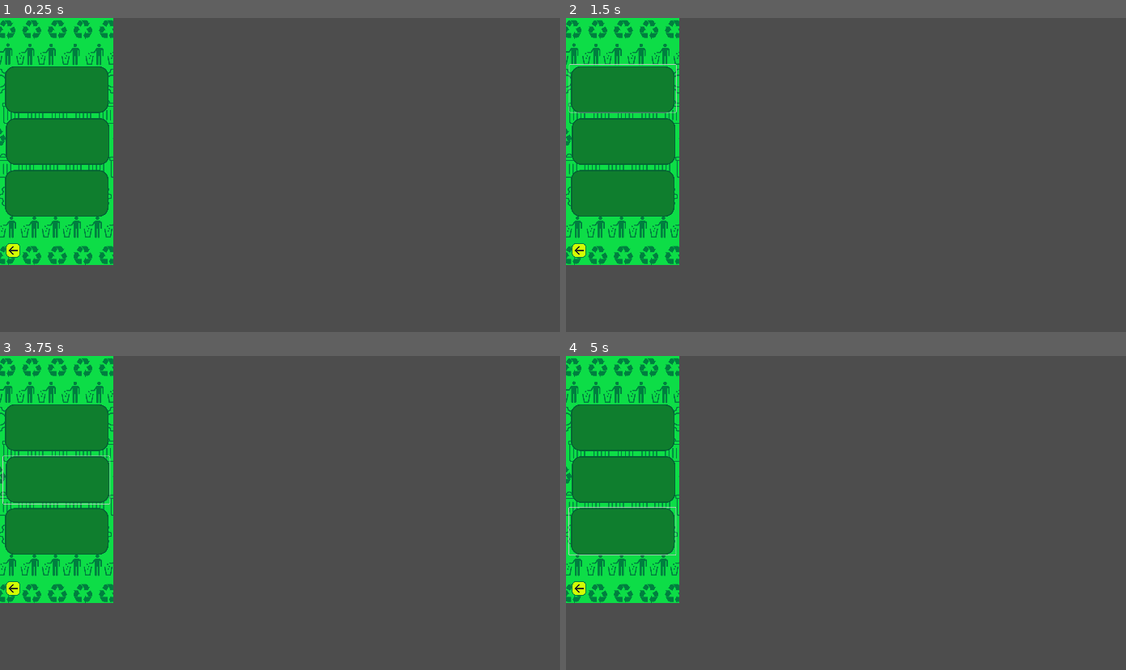
Above: before the commit, frames 1-4 (two rows, left to right).
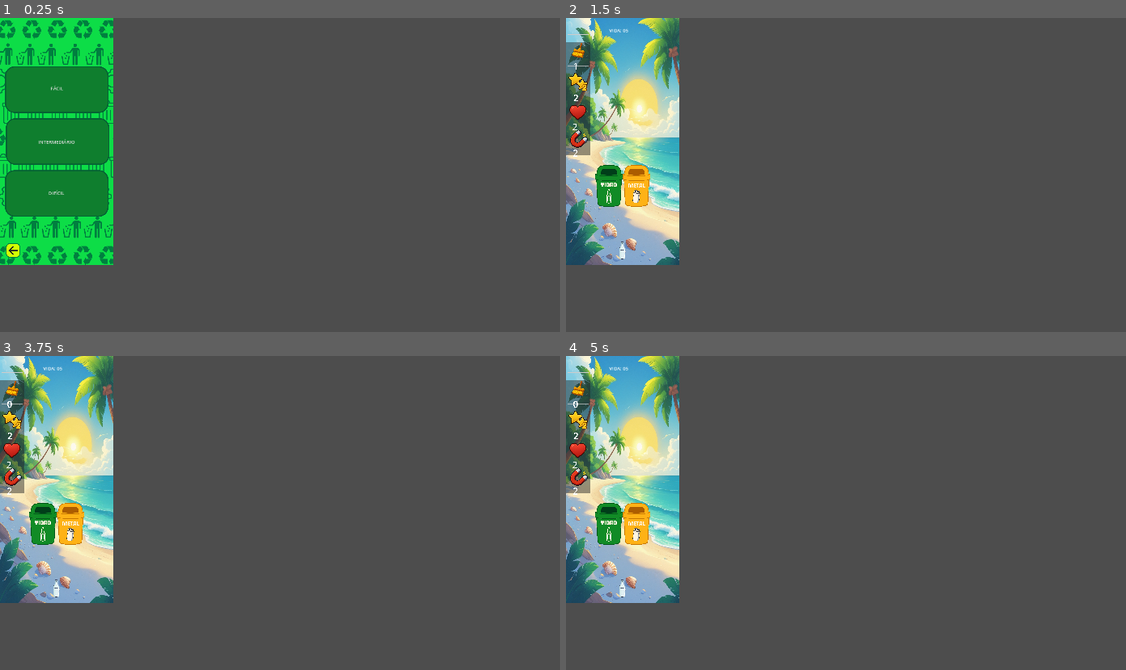
Above: after the commit, the same moments.

Repository: Liperasz/pi-missao-reciclavel
Game: Godot game, scene res://scenes/interface/missoes_diarias.tscn
The game is run twice, just before and just after one commit, with the same random seed, the same clock (stepped at 60 frames per second) and the same inputs. The project has no main scene, so this scene is started directly.
Inputs (mouse positions are in pixels of both pictures, inside the frame that each line leads up to):
- Up to frame 1 (0.25 s): no input
- Up to frame 2 (1.5 s): click (622, 87) at 0.5 s; click (577, 49) at 1.25 s, where only the run after the commit has a clickable "2"
- Up to frame 3 (3.75 s): click (11, 387) at 2 s, where only the run after the commit has a clickable "1"; click (11, 387) at 2.75 s, where only the run after the commit has a clickable "0"; click (56, 478) at 3.52 s
- Up to frame 4 (5 s): click (622, 531) at 4.27 s

The runs differ from the first frame. In frame 1, less than 0.1% of the frame differs, in the area x 6-14%, y 21-57%; in frame 2, 16%; in frame 3, 16%; in frame 4, 16%, in the area x 0-21%, y 0-79%.

Commit message:
missao diaria
foi criada a missao diaria e corrijidos bugs

Diff:
--- a/scenes/interface/missoes_diarias.tscn
+++ b/scenes/interface/missoes_diarias.tscn
@@ -17,6 +17,7 @@
 offset_top = 161.0
 offset_right = 377.0
 offset_bottom = 324.0
+text = "FÁCIL"
 flat = true
 
 [node name="missao2" type="Button" parent="."]
@@ -24,6 +25,7 @@
 offset_top = 345.0
 offset_right = 376.0
 offset_bottom = 508.0
+text = "INTERMEDIÁRIO"
 flat = true
 
 [node name="missao3" type="Button" parent="."]
@@ -31,6 +33,7 @@
 offset_top = 521.0
 offset_right = 376.0
 offset_bottom = 684.0
+text = "DIFÍCIL"
 flat = true
 
 [node name="Voltar" type="Button" parent="."]
--- a/scripts/global.gd
+++ b/scripts/global.gd
@@ -4,6 +4,7 @@
 var is_dragging = false
 var player_level = 1
 
+var missao_diaria = false
 var vidas : int = 5
 var qtd_vida : int = vidas
 
--- a/scripts/interface/missoes_diarias.gd
+++ b/scripts/interface/missoes_diarias.gd
@@ -1,27 +1,116 @@
 extends Node2D
 
+# Define o caminho do arquivo de configuração onde a data será salva
+const CONFIG_FILE_PATH = "user://daily_missions.cfg"
+var config = ConfigFile.new()
 
-# Called when the node enters the scene tree for the first time.
+# Variável para armazenar a data da última execução da missão (formato YYYY-MM-DD)
+var last_mission_date: String = ""
+
 func _ready() -> void:
-	pass # Replace with function body.
+	load_last_mission_date()
+	update_mission_buttons_state() # Atualiza o estado dos botões ao carregar a cena
 
-
-# Called every frame. 'delta' is the elapsed time since the previous frame.
 func _process(delta: float) -> void:
 	pass
 
+# Carrega a data da última missão salva no arquivo
+func load_last_mission_date():
+	var error = config.load(CONFIG_FILE_PATH)
+	if error != OK:
+		print("Erro ao carregar arquivo de configuração de missões diárias: ", error)
+		# Se o arquivo não existir ou houver erro, assume que nunca foi jogado hoje
+		last_mission_date = ""
+	else:
+		if config.has_section_key("DailyMission", "last_played_date"):
+			last_mission_date = config.get_value("DailyMission", "last_played_date")
+			print("Última missão jogada em: ", last_mission_date)
+		else:
+			last_mission_date = ""
+
+# Salva a data atual como a última vez que a missão foi jogada
+func save_current_mission_date():
+	var current_datetime = Time.get_datetime_dict_from_system()
+	# Formata a data para YYYY-MM-DD
+	last_mission_date = "%04d-%02d-%02d" % [current_datetime.year, current_datetime.month, current_datetime.day]
+	config.set_value("DailyMission", "last_played_date", last_mission_date)
+	var error = config.save(CONFIG_FILE_PATH)
+	if error != OK:
+		print("Erro ao salvar arquivo de configuração de missões diárias: ", error)
+	else:
+		print("Data da missão salva: ", last_mission_date)
+
+### Funções de Verificação e Atualização
+# Verifica se a missão já foi jogada hoje
+func has_mission_been_played_today() -> bool:
+	var current_datetime = Time.get_datetime_dict_from_system()
+	var today_date = "%04d-%02d-%02d" % [current_datetime.year, current_datetime.month, current_datetime.day]
+
+	return last_mission_date == today_date
+
+# Atualiza o estado dos botões de missão (habilitar/desabilitar)
+func update_mission_buttons_state():
+	var mission_played = has_mission_been_played_today()
+
+	var missao_1_button = get_node("missao1")
+	var missao_2_button = get_node("missao2")
+	var missao_3_button = get_node("missao3")
+
+	if missao_1_button:
+		missao_1_button.disabled = mission_played
+	if missao_2_button:
+		missao_2_button.disabled = mission_played
+	if missao_3_button:
+		missao_3_button.disabled = mission_played
+
+	# Opcional: mostrar uma mensagem para o jogador se as missões estiverem desabilitadas
+	if mission_played:
+		print("As missões diárias já foram completadas hoje. Volte amanhã!")
 
 func _on_missao_1_button_up() -> void:
-	pass # Replace with function body.
+	if not has_mission_been_played_today():
+		global.player_level = 1
+		global.multiplicador = 2
+		global.missao_diaria = true
+		aleatorio()
+		save_current_mission_date() # Salva a data após a missão ser jogada
+		update_mission_buttons_state() # Desabilita os botões após jogar
+	else:
+		print("Missão 1: Já jogou hoje!")
 
 
 func _on_missao_2_button_up() -> void:
-	pass # Replace with function body.
+	if not has_mission_been_played_today():
+		global.player_level = 2
+		global.multiplicador = 2.5
+		global.missao_diaria = true
+		aleatorio()
+		save_current_mission_date()
+		update_mission_buttons_state()
+	else:
+		print("Missão 2: Já jogou hoje!")
 
 
 func _on_missao_3_button_up() -> void:
-	pass # Replace with function body.
+	if not has_mission_been_played_today():
+		global.player_level = 4
+		global.multiplicador = 3
+		global.missao_diaria = true
+		aleatorio()
+		save_current_mission_date()
+		update_mission_buttons_state()
+	else:
+		print("Missão 3: Já jogou hoje!")
 
 
 func _on_voltar_button_up() -> void:
 	get_tree().change_scene_to_file("res://scenes/interface/tela_inicial.tscn")
+
+func aleatorio():
+	var rng = RandomNumberGenerator.new()
+	rng.randomize()
+	var numero_aleatorio = rng.randi_range(0, 1)
+	if numero_aleatorio == 1:
+		get_tree().change_scene_to_file("res://scenes/levelcomtempo/levelcomtempo.tscn")
+	else:
+		get_tree().change_scene_to_file("res://scenes/level/level.tscn")
--- a/scripts/level/level.gd
+++ b/scripts/level/level.gd
@@ -106,6 +106,7 @@
 func create_trash():
 	if destroyed_trash >= trash_quant:
 		print("Fase completada")
+		finalizou_a_fase()
 		return
 
 	var random_type = types_in_level.pick_random()
@@ -115,6 +116,9 @@
 	trash.position = Vector2(195, 800)
 	trash_container.add_child(trash)
 	print("Adicionado à cena:", trash.name)
+	print("Trash container tem %d filhos" % trash_container.get_child_count())
+	for child in trash_container.get_children():
+		print("Filho:", child.name, "Posição:", child.position, "Visível:", child.visible)
 
 
 	trash.connect("is_on_right_bin", Callable(self, "on_trash_dropped"))
@@ -149,10 +153,13 @@
 	await score.fechar
 	zerar_variaveis_globais()
 	get_tree().reload_current_scene()
+	if global.missao_diaria == true:
+		global.missao_diaria = false
+		get_tree().change_scene_to_file("res://scenes/interface/tela_inicial.tscn")
 
 func limpar_lixo_poder():
-	for child in trash_container.get_children():
-		print("Filho encontrado:", child.name, "Tipo:", child)
+	#for child in trash_container.get_children():
+		#print("Filho encontrado:", child.name, "Tipo:", child)
 	if trash_container.get_child_count() > 0:
 		for child in trash_container.get_children():
 			if child is Trash:
@@ -161,9 +168,11 @@
 				await get_tree().create_timer(0.05)
 				destroyed_trash += 1
 				global.acertos_pontuacao += 1
-				print("destroyed_trash ", destroyed_trash)
-				print(" trash_quan ", trash_quant)
-				if destroyed_trash <= trash_quant:
+				if destroyed_trash >= trash_quant:
+					#print("destroyed_trash ", destroyed_trash)
+					#print(" trash_quan ", trash_quant)
+					finalizou_a_fase()
+				else:
 					create_trash()
 				break
 
@@ -171,13 +180,15 @@
 	if trash_container.get_child_count() > 0:
 		for child in trash_container.get_children():
 			if child is Trash and child.type == "metal":
-				print("Limpou um lixo:", child.name)
+				#print("Limpou um lixo:", child.name)
 				child.queue_free()
 				await get_tree().create_timer(0.05)
 				destroyed_trash += 1
 				global.acertos_pontuacao += 1
-				print("destroyed_trash ", destroyed_trash)
-				print(" trash_quan ", trash_quant)
-				if destroyed_trash <= trash_quant:
+				if destroyed_trash >= trash_quant:
+					#print("destroyed_trash ", destroyed_trash)
+					#print(" trash_quan ", trash_quant)
+					finalizou_a_fase()
+				else:
 					create_trash()
 				break
--- a/scripts/levelcomtempo/levelcomtempo.gd
+++ b/scripts/levelcomtempo/levelcomtempo.gd
@@ -144,6 +144,10 @@
 	await score.fechar
 	zerar_variaveis_globais()
 	get_tree().reload_current_scene()
+	if global.missao_diaria == true:
+		global.missao_diaria = false
+		get_tree().change_scene_to_file("res://scenes/interface/tela_inicial.tscn")
+
 
 func limpar_lixo_poder():
 	for child in trash_container.get_children():
--- a/scripts/trash/trash.gd
+++ b/scripts/trash/trash.gd
@@ -83,7 +83,8 @@
 		sprite.texture = texture
 	else:
 		push_error("Imagem não encontrada: " + folder_path + "/" + random_trash)
-
+	#print("📂 Pasta:", folder_path)
+	#print("🔍 Tipo:", type)
 func _on_area_body_entered(body: Node2D) -> void:
 	if body.is_in_group("dropable"):
 		is_inside_dropable = true
Renamed: assets/trash/mercado/caixa_paple.png -> assets/trash/mercado/caixa_papel.png
Not shown, changed: assets/trash/mercado/caixa_papel.png.import
Binary file added: assets/trash/parque_diversao/garrafa_vidro.png
Not shown, added: assets/trash/parque_diversao/garrafa_vidro.png.import
